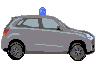
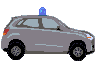
Two versions of the same layered image (96x64). Layer-by-layer changes:
moved "tires" above "balulicht" over [7, 15, 87, 61]
moved "balulicht" above "root Merged" over [7, 15, 47, 58]
